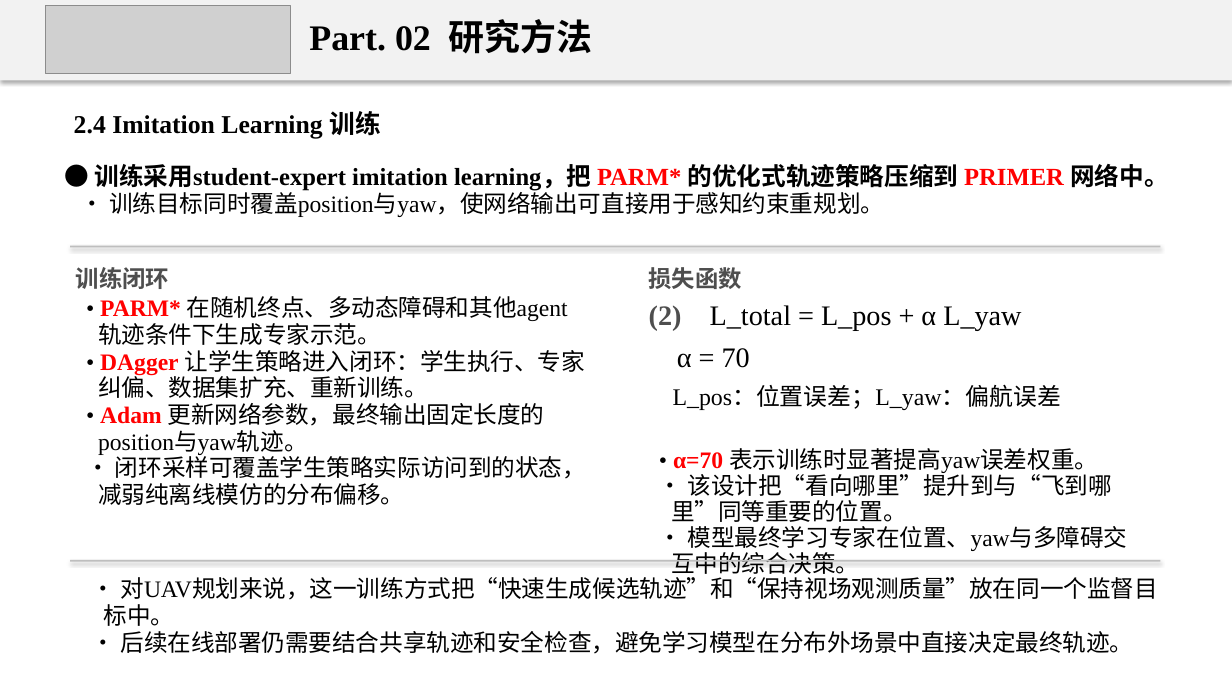
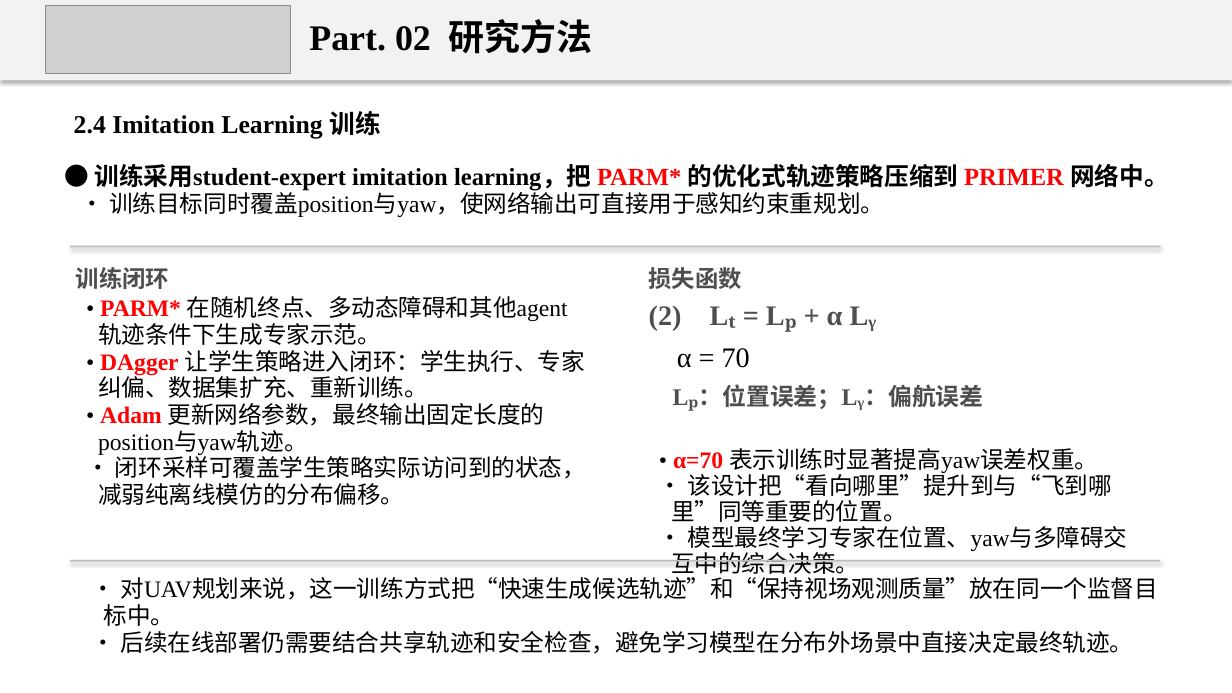
Before and after one commit to 18-cuixu/paper2ppt, a slide deck: slide 9 of skills/uav-paper-report/assets/examples/uav-primer-regression-report.pptx. Drawn at 1232x693 pixels with LibreOffice and Linux fonts; fonts in the diff are those of the drawing; grey boxes stand for pictures. Boxes give left, top, right and bottom in pixels: in the first picture for what was removed or moved away, otherwise in the second. Text is boxed around its words. In the diff, an @@ line names an element or a change of style, - is before the commit and + after.

```diff
--- a/skills/uav-paper-report/assets/examples/uav-primer-regression-report.pptx
+++ b/skills/uav-paper-report/assets/examples/uav-primer-regression-report.pptx
@@ text at [649, 305, 877, 331]: text changed; text colour #000000 to #4E4E4E; bold on @@
-(2) L_total = L_pos + α L_yaw
+(2) Lₜ = Lₚ + α Lᵧ
@@ text at [673, 386, 984, 410]: text changed; text colour #000000 to #4E4E4E; bold on @@
-L_pos：位置误差；L_yaw：偏航误差
+Lₚ：位置误差；Lᵧ：偏航误差
```
Also in this commit, not shown: 2 other slides changed, 11 other files.
